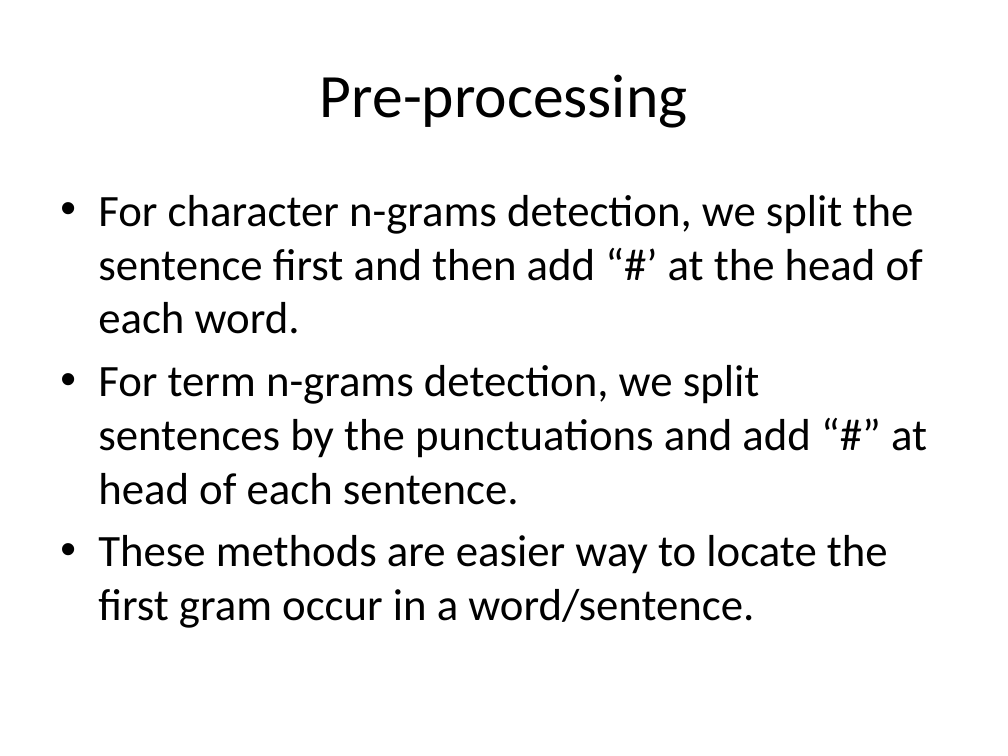
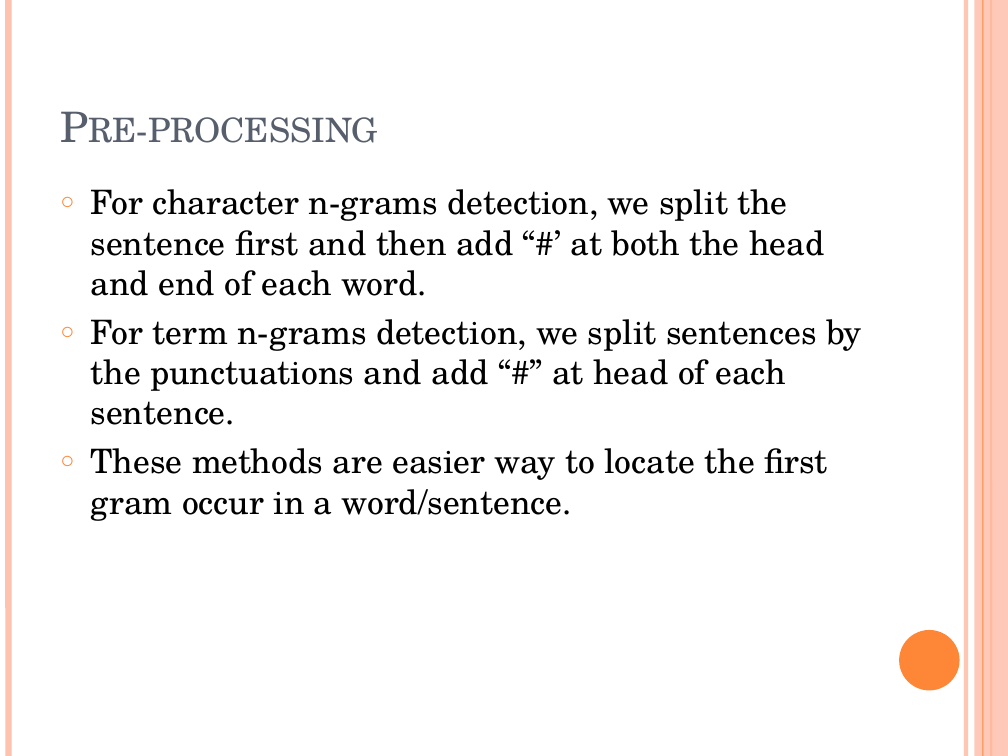
Before and after one commit to ttang10/Organization_Detection_ML, a slide deck: slide 12 of Organization Detection.pptx. Drawn at 1008x756 pixels with LibreOffice and Linux fonts; fonts in the diff are those of the drawing. Boxes give left, top, right and bottom in pixels: in the first picture for what was removed or moved away, otherwise in the second. Text is boxed around its words. In the diff, an @@ line names an element or a change of style, - is before the commit and + after.

```diff
--- a/Organization Detection.pptx
+++ b/Organization Detection.pptx
@@ line added from (8, 0) to (8, 756), #FEC3AE 4.5 pt @@
@@ line added from (966, 0) to (966, 756), #FEC3AE 3 pt @@
@@ rectangle added at (975, 0, 1008, 756), fill #FEC3AE at 87% opacity @@
@@ line added from (983, 0) to (983, 756), #FE8637 0.75 pt @@
@@ line added from (991, 0) to (991, 756), #FE8637 1.5 pt @@
@@ title "Pre-processing" at (88, 117, 378, 143): size 44 to 30 pt, font Calibri to TeX Gyre Schola, text colour #000000 to #575F6D, small capitals on; alignment centre to left; vertical alignment middle to bottom @@
@@ text at (91, 189, 824, 296): text changed; size 32 to 24 pt; font Calibri to TeX Gyre Schola @@
-• For character n-grams detection, we split the sentence first and then add “#’ at the head of each word.
+○ For character n-grams detection, we split the sentence first and then add “#’ at both the head and end of each word.
@@ text at (91, 319, 862, 521): size 32 to 24 pt, font Calibri to TeX Gyre Schola in "For term n-grams detection, we split sentences ...", "These methods are easier way to locate ..."; bullet • to ○ @@
@@ ellipse added at (899, 630, 960, 690), fill #FE8637 @@
```
Also in this commit, not shown: 19 other slides changed, 2 slides added.
